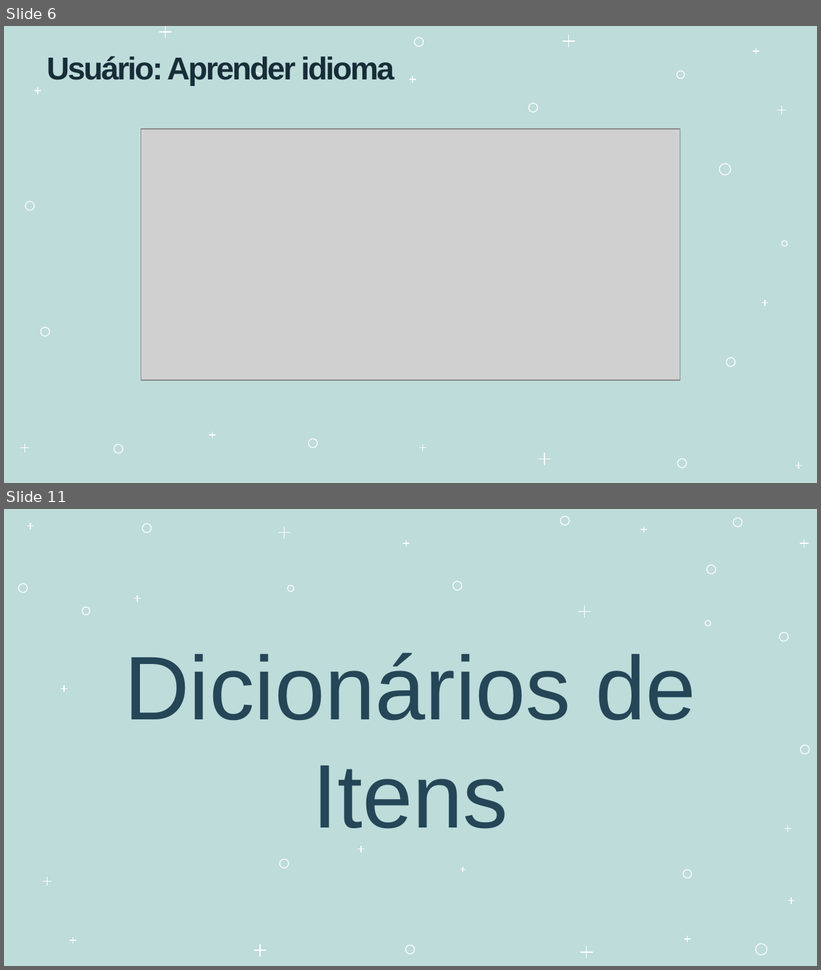
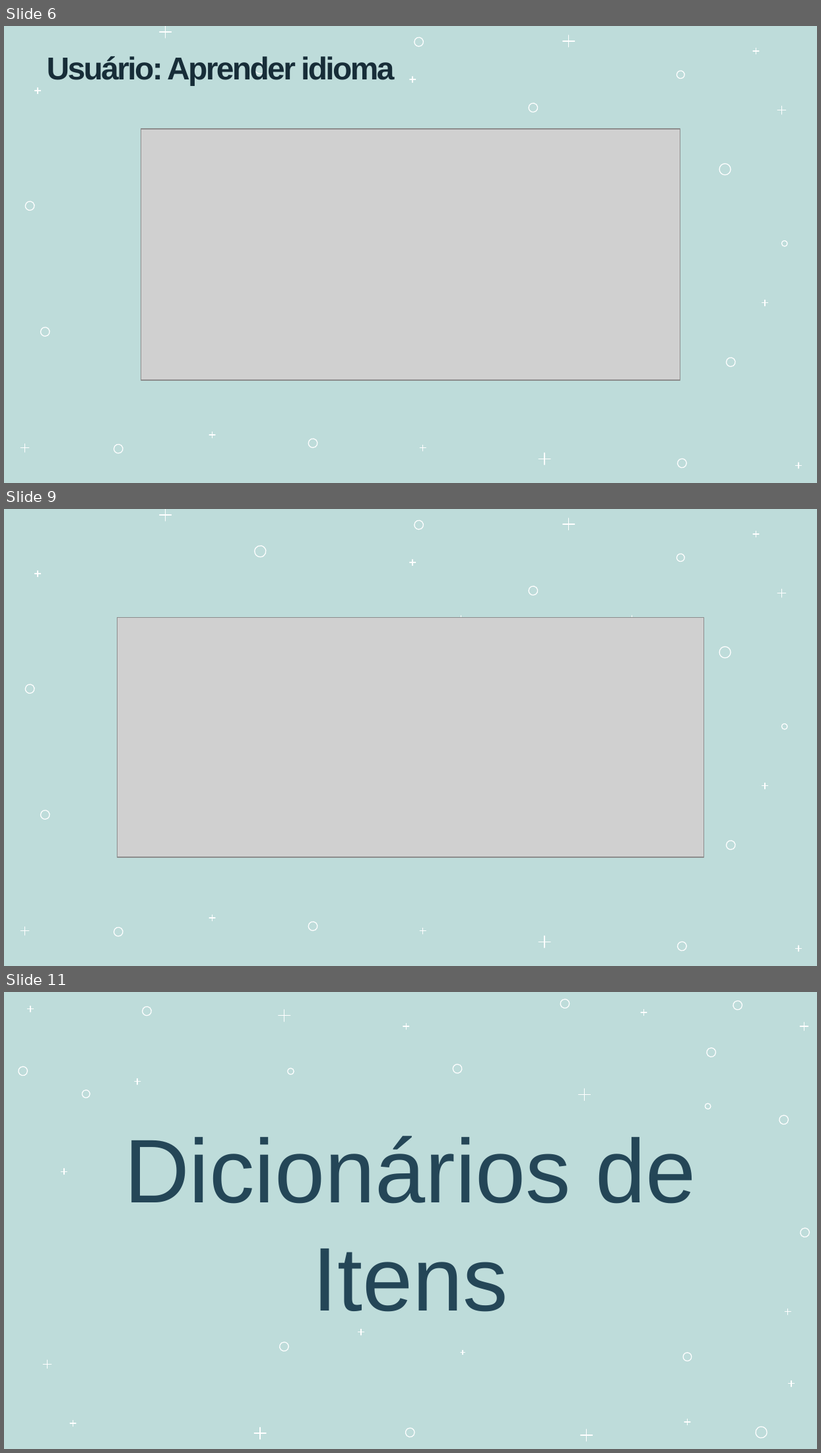
Before and after one commit to ddanieldma/MIR-Duolingo, a slide deck: Duolingo-MIR-8.pptx. Shown one above the other, each under a label of ours: slides 6 and 11 before the commit, slides 6, 9 and 11 after it; the slides between them are not shown. The pictures are 821x970 and 821x1453 pixels, drawn with LibreOffice and Linux fonts; fonts in the diff are those of the drawing; grey boxes stand for pictures. Boxes give left, top, right and bottom in pixels: in the first picture for what was removed or moved away, otherwise in the second. Text is boxed around its words. In the diff, an @@ line names an element or a change of style, - is before the commit and + after.

```diff
--- a/Duolingo-MIR-8.pptx
+++ b/Duolingo-MIR-8.pptx
@@ slide 9 added at box(4, 509, 817, 966), background #BEDCDA; not listed: 36 template elements that a slide beside it also shows @@
@@ picture added at box(117, 618, 704, 858) @@
@@ freeform shape added at box(459, 619, 464, 619), outline #FFFFFF 0.75 pt @@
@@ freeform shape added at box(461, 615, 461, 621), outline #FFFFFF 0.75 pt @@
@@ freeform shape added at box(632, 615, 632, 628), outline #FFFFFF 0.75 pt @@
```
Also in this commit, not shown: 6 slides changed, 2 other slides added, 3 slides removed.
